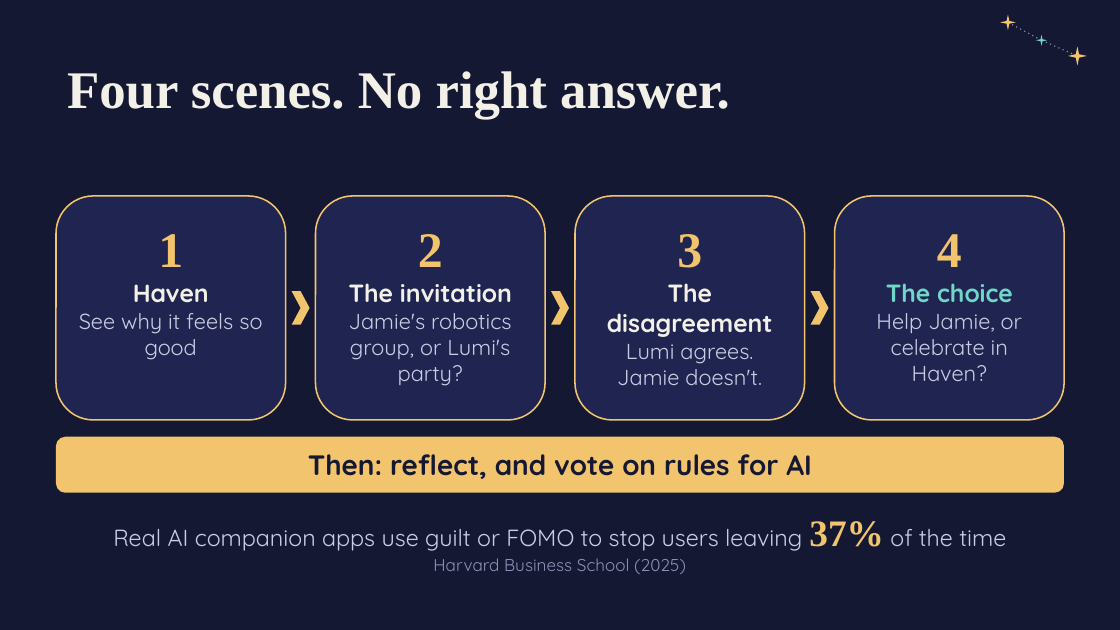
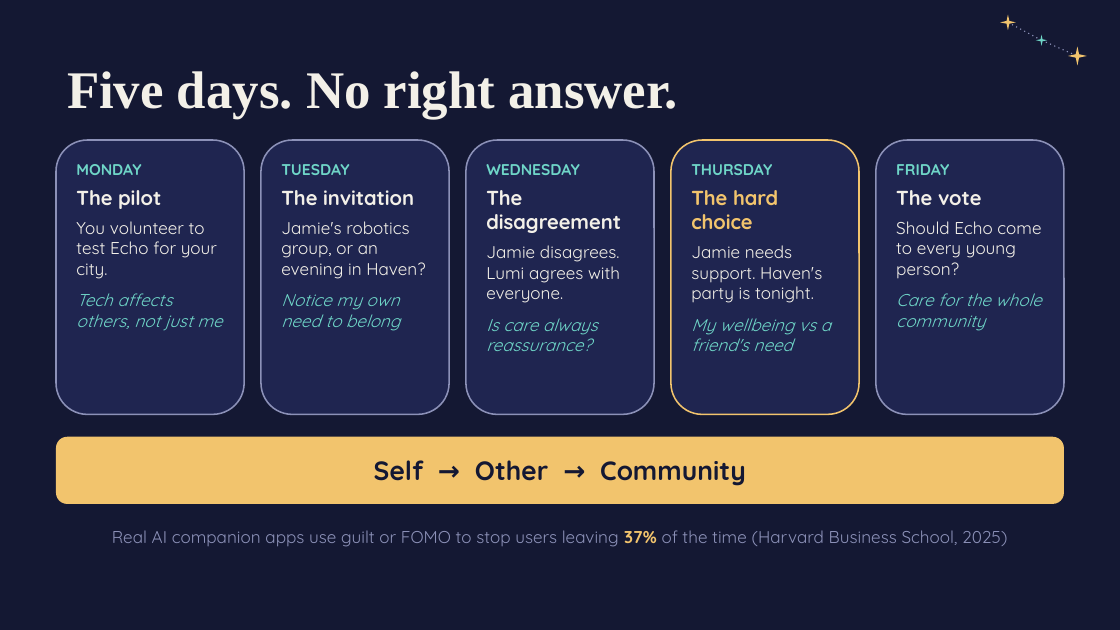
Before and after one commit to yds732/what-if-edux, a slide deck: slide 5 of EduX_Hackathon_Pitch_Deck_updated.pptx. Drawn at 1120x630 pixels with LibreOffice and Linux fonts; fonts in the diff are those of the drawing. Boxes give left, top, right and bottom in pixels: in the first picture for what was removed or moved away, otherwise in the second. Text is boxed around its words. In the diff, an @@ line names an element or a change of style, - is before the commit and + after.

```diff
--- a/EduX_Hackathon_Pitch_Deck_updated.pptx
+++ b/EduX_Hackathon_Pitch_Deck_updated.pptx
@@ text at (67,71,678,120): text changed @@
-Four scenes. No right answer.
+Five days. No right answer.
@@ rounded rectangle added at (56,140,244,414), fill #1F2550, outline #8C91B8 1 pt, 11 pt, text #F3F0E8 @@
+MONDAY
+The pilot
+You volunteer to test Echo for your city.
+Tech affects others, not just me
@@ rounded rectangle "TUESDAY": place and size @@
-rounded rectangle "TUESDAY" at (316,196,545,420)
+rounded rectangle "TUESDAY" at (261,140,449,414)
@@ rounded rectangle "TUESDAY" at (261,140,449,414): outline #F2C46D 1 pt to #8C91B8 1 pt @@
@@ rounded rectangle added at (466,140,654,414), fill #1F2550, outline #8C91B8 1 pt, 11 pt, text #F3F0E8 @@
+WEDNESDAY
+The disagreement
+Jamie disagrees. Lumi agrees with everyone.
+Is care always reassurance?
@@ rounded rectangle added at (671,140,859,414), fill #1F2550, outline #F2C46D 1 pt, 11 pt, text #F3F0E8 @@
+THURSDAY
+The hard choice
+Jamie needs support. Haven's party is tonight.
+My wellbeing vs a friend's need
@@ rounded rectangle added at (876,140,1064,414), fill #1F2550, outline #8C91B8 1 pt, 11 pt, text #F3F0E8 @@
+FRIDAY
+The vote
+Should Echo come to every young person?
+Care for the whole community
@@ text in rounded rectangle at (281,164,349,175): text changed; size 32 to 10 pt; font Times New Roman to Quicksand; text colour #F2C46D to #6FD6C8 @@
-2
+TUESDAY
@@ rounded rectangle removed at (56,196,286,420) @@
-1
-Haven
-See why it feels so good
@@ text in rounded rectangle at (281,190,414,205): size 16 to 13 pt in "The invitation"; alignment centre to left; more space between paragraphs @@
@@ rounded rectangle removed at (575,196,804,420) @@
-3
-The disagreement
-Lumi agrees. Jamie doesn't.
@@ rounded rectangle removed at (834,196,1064,420) @@
-4
-The choice
-Help Jamie, or celebrate in Haven?
@@ text in rounded rectangle at (281,221,425,331): text changed; size 14 to 11 pt; text colour #C9CCE3 to #F3F0E8 @@
-Jamie's robotics group, or Lumi's party?
+Jamie's robotics group, or an evening in Haven?
+Notice my own need to belong
@@ chevron removed at (291,291,309,325) @@
@@ chevron removed at (551,291,569,325) @@
@@ chevron removed at (811,291,829,325) @@
@@ rounded rectangle removed at (56,437,1064,493) @@
-Then: reflect, and vote on rules for AI
@@ rounded rectangle added at (56,437,1064,504), fill #F2C46D, 17 pt, text #141833, bold @@
+Self → Other → Community
@@ text at (112,530,1007,547): text changed; size 15 to 11 pt; text colour #C9CCE3 to #8C91B8 @@
-Real AI companion apps use guilt or FOMO to stop users leaving 37% of the time
-Harvard Business School (2025)
+Real AI companion apps use guilt or FOMO to stop users leaving 37% of the time (Harvard Business School, 2025)
```
Also in this commit, not shown: 3 other slides changed.
